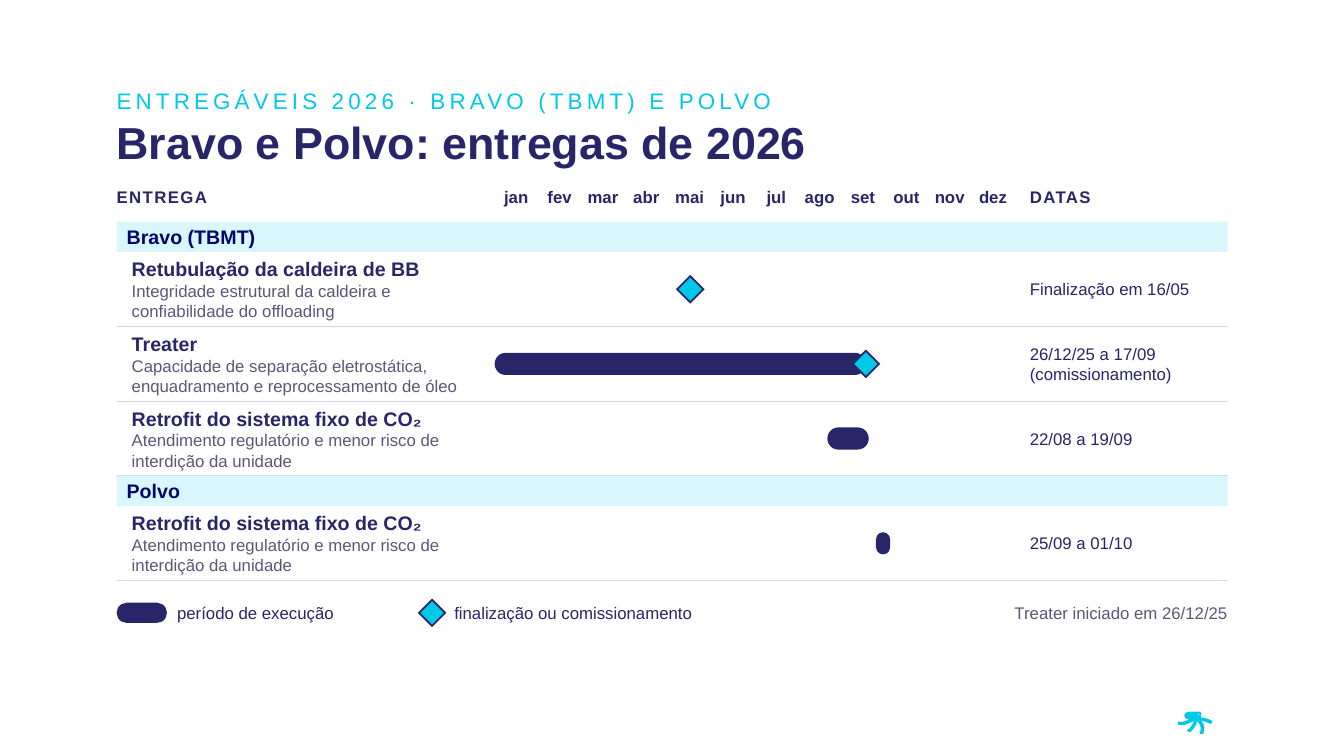
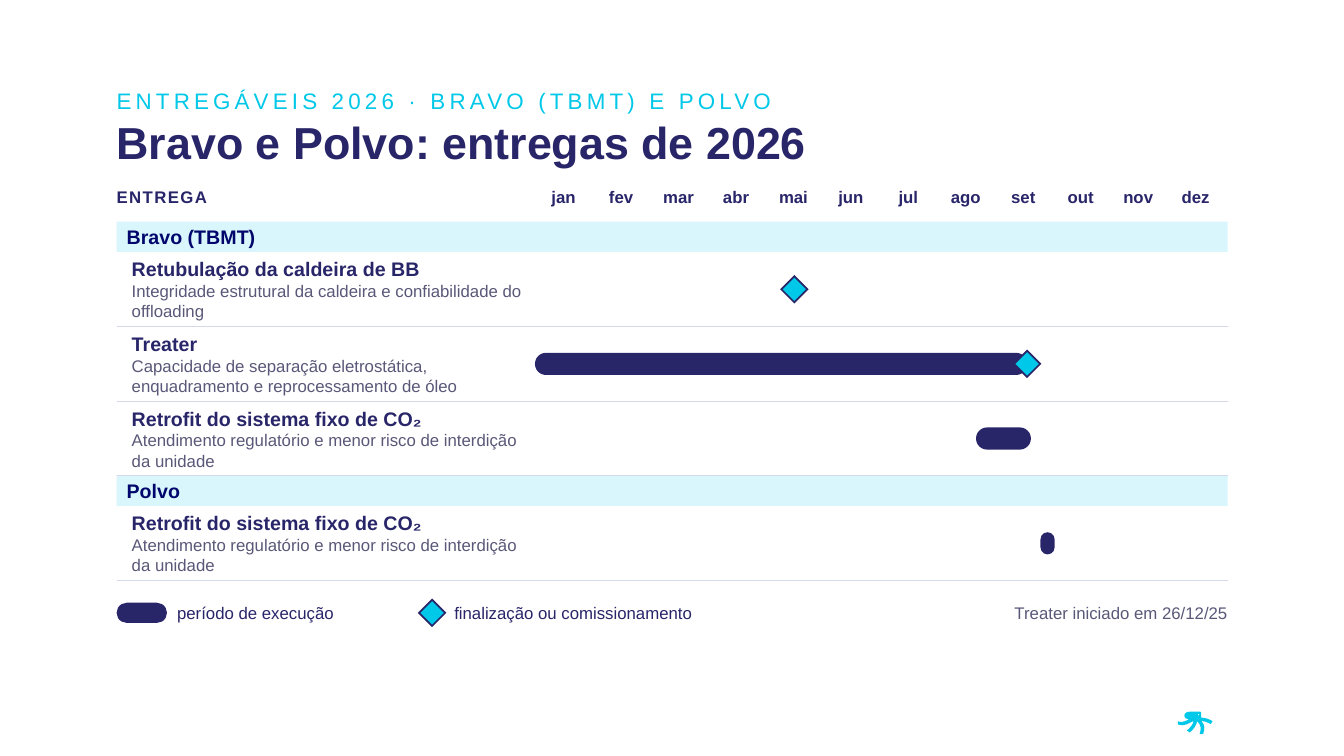
Before and after one commit to LucasRibaas/Planejamento, a slide deck: slide 8 of Investor_Day_PRIO_2026.pptx. Drawn at 1344x756 pixels with LibreOffice and Linux fonts; fonts in the diff are those of the drawing; background and template pictures are left out. Boxes give left, top, right and bottom in pixels: in the first picture for what was removed or moved away, otherwise in the second. Text is boxed around its words. In the diff, an @@ line names an element or a change of style, - is before the commit and + after.

```diff
--- a/Investor_Day_PRIO_2026.pptx
+++ b/Investor_Day_PRIO_2026.pptx
@@ text "jan": place and size @@
-text "jan" at (504, 191, 528, 207)
+text "jan" at (551, 191, 575, 207)
@@ text "fev": place and size @@
-text "fev" at (547, 191, 571, 203)
+text "fev" at (609, 191, 633, 203)
@@ text "mar": place and size @@
-text "mar" at (588, 194, 619, 203)
+text "mar" at (663, 194, 694, 203)
@@ text "abr": place and size @@
-text "abr" at (633, 191, 659, 203)
+text "abr" at (723, 191, 749, 203)
@@ text "mai": place and size @@
-text "mai" at (675, 191, 704, 203)
+text "mai" at (779, 191, 808, 203)
@@ text "jun": place and size @@
-text "jun" at (720, 191, 745, 207)
+text "jun" at (838, 191, 863, 207)
@@ text "jul": place and size @@
-text "jul" at (767, 191, 787, 207)
+text "jul" at (899, 191, 919, 207)
@@ text "ago": place and size @@
-text "ago" at (805, 194, 835, 207)
+text "ago" at (951, 194, 981, 207)
@@ text "set": place and size @@
-text "set" at (851, 192, 875, 203)
+text "set" at (1011, 192, 1035, 203)
@@ text removed at (1030, 191, 1091, 203) @@
-DATAS
@@ text "out": place and size @@
-text "out" at (893, 192, 919, 203)
+text "out" at (1068, 192, 1094, 203)
@@ text "nov": place and size @@
-text "nov" at (935, 194, 965, 203)
+text "nov" at (1123, 194, 1153, 203)
@@ text "dez": place and size @@
-text "dez" at (979, 191, 1007, 203)
+text "dez" at (1182, 191, 1210, 203)
@@ text "Retubulação da caldeira de BB" rewrapped from (132, 261, 419, 321) to (132, 261, 522, 321) @@
@@ diamond: place and size @@
-diamond at (678, 276, 704, 302)
+diamond at (781, 276, 808, 302)
@@ text removed at (1030, 283, 1189, 299) @@
-Finalização em 16/05
@@ rounded rectangle: place and size @@
-rounded rectangle at (495, 353, 866, 375)
+rounded rectangle at (535, 353, 1027, 375)
@@ diamond: place and size @@
-diamond at (853, 351, 879, 377)
+diamond at (1014, 351, 1041, 377)
@@ text removed at (1030, 348, 1172, 384) @@
-26/12/25 a 17/09 (comissionamento)
@@ text "Retrofit do sistema fixo de ..." rewrapped from (132, 411, 440, 471) to (132, 411, 517, 467) @@
@@ rounded rectangle: place and size @@
-rounded rectangle at (828, 427, 869, 450)
+rounded rectangle at (976, 427, 1030, 450)
@@ text removed at (1030, 433, 1132, 445) @@
-22/08 a 19/09
@@ text "Retrofit do sistema fixo de ..." rewrapped from (132, 515, 440, 575) to (132, 515, 517, 571) @@
@@ text removed at (1030, 537, 1132, 549) @@
-25/09 a 01/10
@@ rounded rectangle: place and size @@
-rounded rectangle at (876, 532, 890, 555)
+rounded rectangle at (1041, 532, 1055, 555)
```
Also in this commit, not shown: 3 other slides changed.
